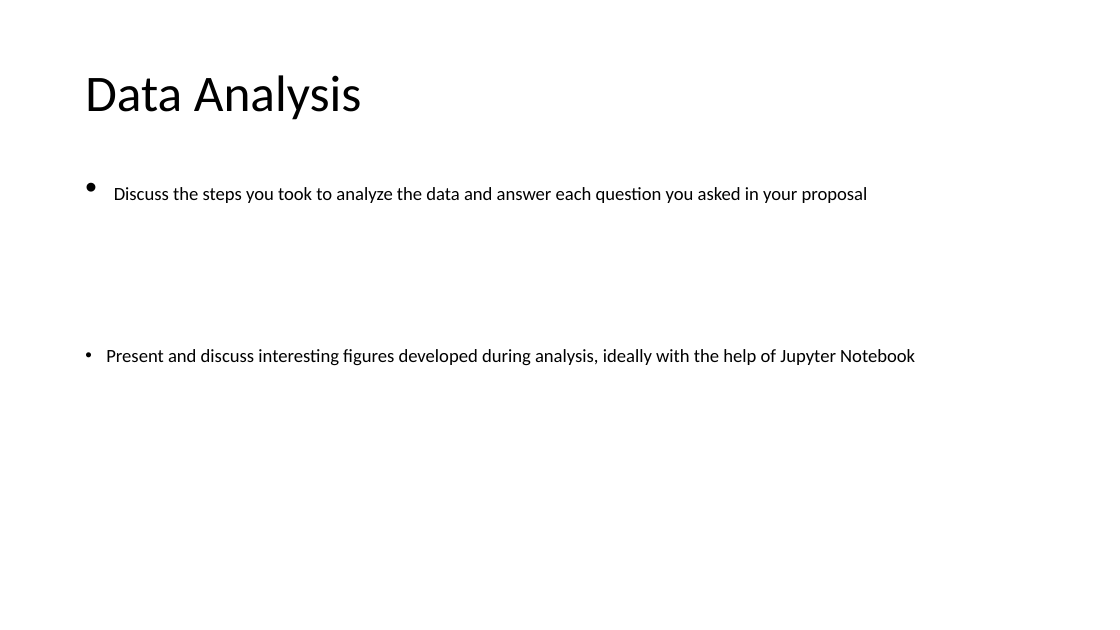
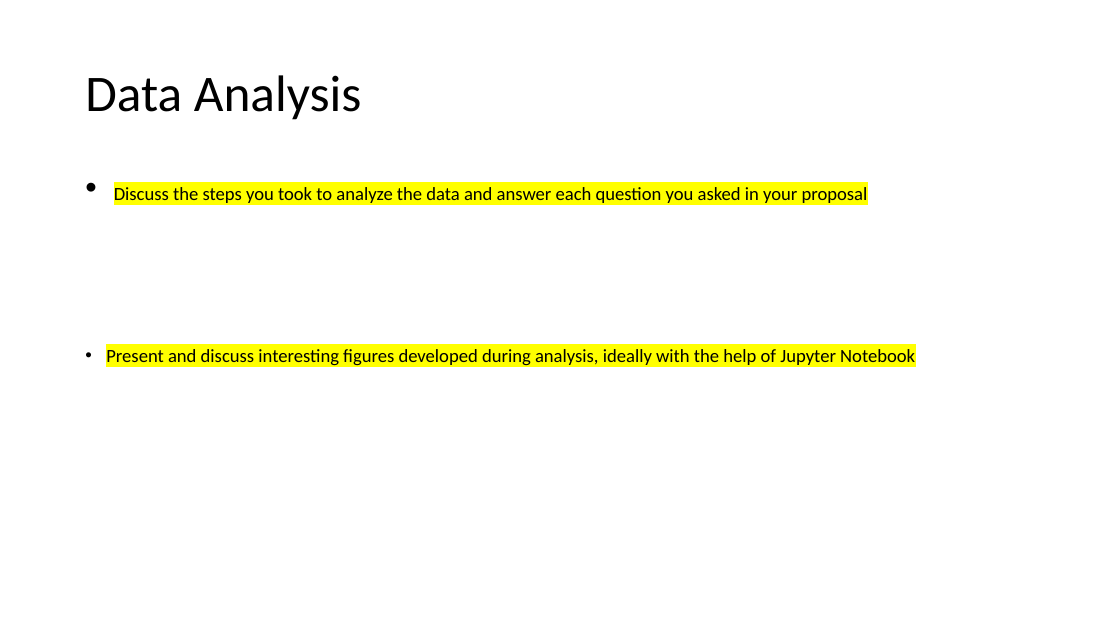
Before and after one commit to wwenash/New_improved_repo, a slide deck: slide 7 of Spotify Presentation.pptx (slide 5 before the commit). Drawn at 1120x630 pixels with LibreOffice and Linux fonts; fonts in the diff are those of the drawing. Boxes give left, top, right and bottom in pixels: in the first picture for what was removed or moved away, otherwise in the second. Text is boxed around its words. In the diff, an @@ line names an element or a change of style, - is before the commit and + after.

```diff
--- a/Spotify Presentation.pptx
+++ b/Spotify Presentation.pptx
@@ text "Discuss the steps you took ..." at box(106, 187, 915, 366): highlight none to #FFFF00 @@
```
Also in this commit, not shown: 5 other slides changed, 2 slides added.
